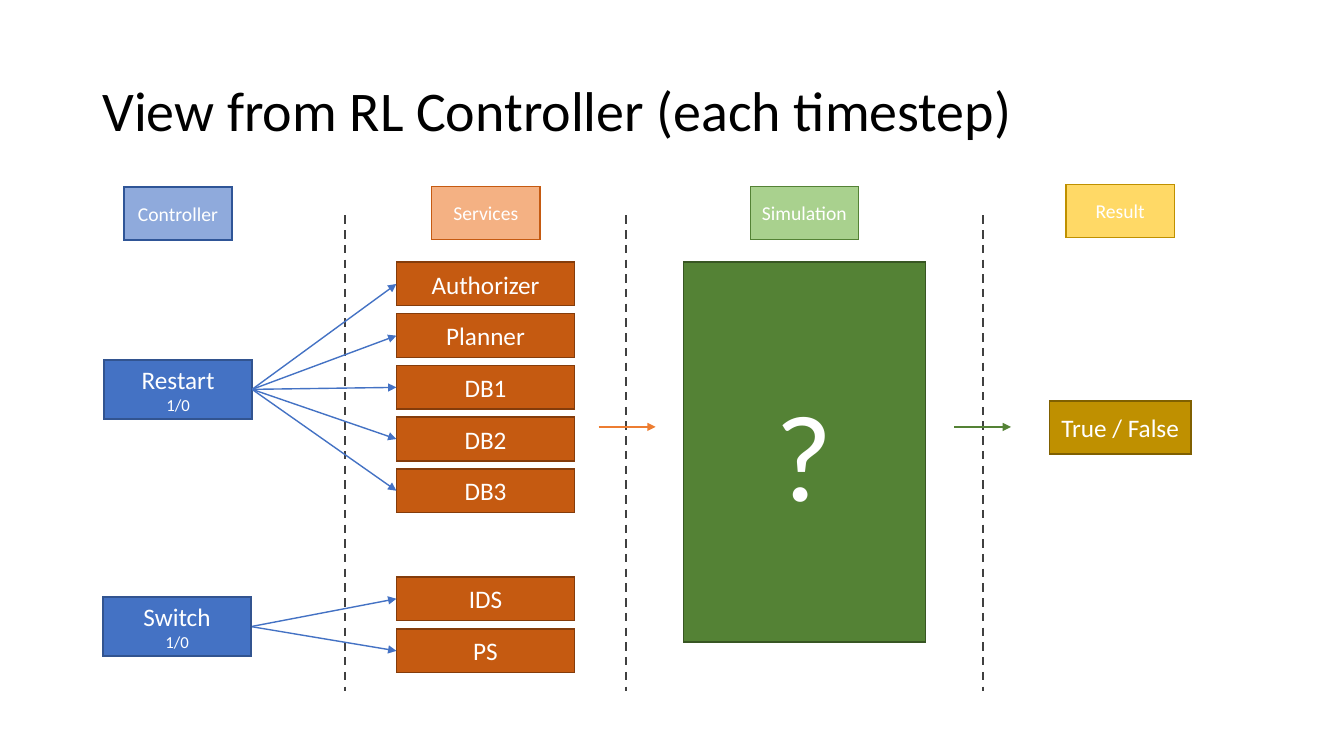
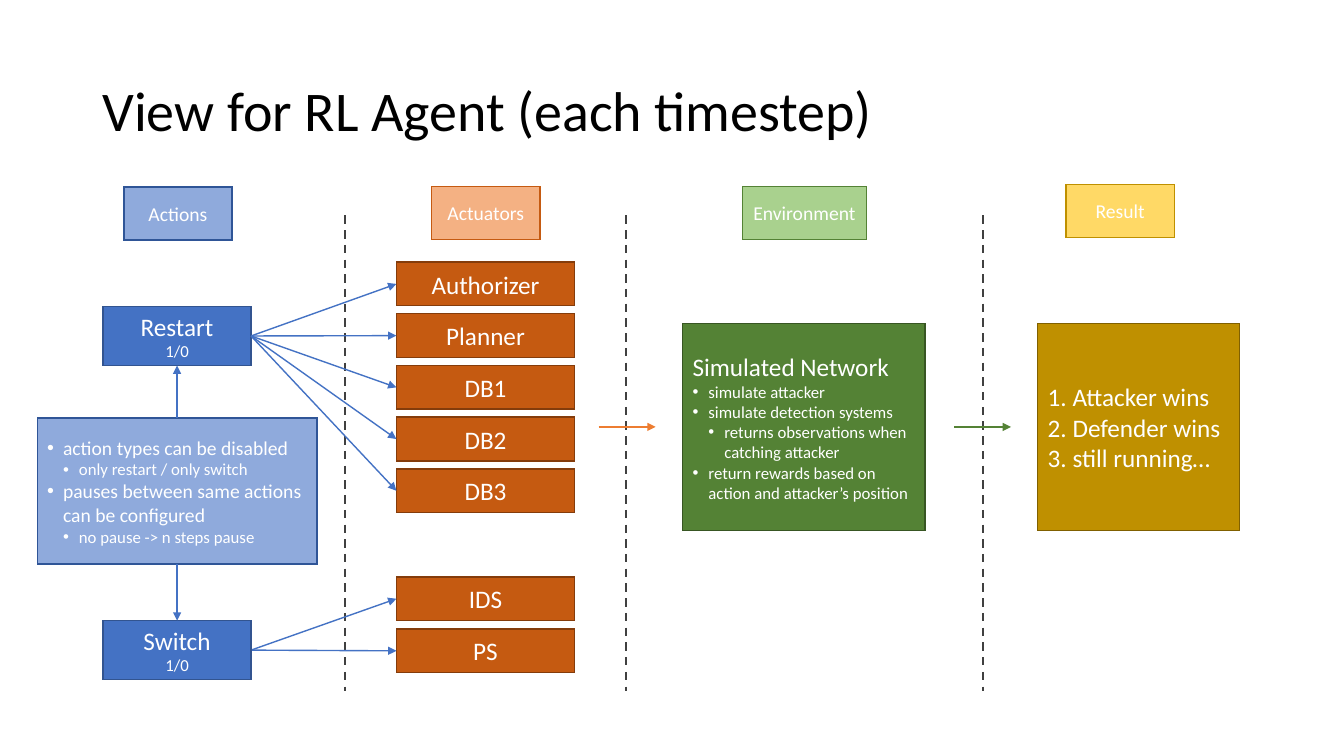
Before and after one commit to cailllev/PA, a slide deck: slide 12 of Model.pptx. Drawn at 1344x756 pixels with LibreOffice and Linux fonts; fonts in the diff are those of the drawing. Boxes give left, top, right and bottom in pixels: in the first picture for what was removed or moved away, otherwise in the second. Text is boxed around its words. In the diff, an @@ line names an element or a change of style, - is before the commit and + after.

```diff
--- a/Model.pptx
+++ b/Model.pptx
@@ title at <box>102,90,872,141</box>: text changed @@
-View from RL Controller (each timestep)
+View for RL Agent (each timestep)
@@ text in rectangle at <box>148,207,207,221</box>: text changed @@
-Controller
+Actions
@@ text in rectangle at <box>447,207,524,220</box>: text changed @@
-Services
+Actuators
@@ rectangle "Environment": place and size @@
-rectangle "Environment" at <box>750,187,858,240</box>
+rectangle "Environment" at <box>743,187,867,240</box>
@@ text in rectangle at <box>753,206,855,220</box>: text changed @@
-Simulation
+Environment
@@ arrow moved from (252, 389) - (396, 284) to (251, 336) - (396, 284) @@
@@ rectangle "Restart 1/0": place and size @@
-rectangle "Restart 1/0" at <box>104,360,252,419</box>
+rectangle "Restart 1/0" at <box>103,307,251,366</box>
@@ rectangle "Simulated Network": place and size @@
-rectangle "Simulated Network" at <box>684,262,926,642</box>
+rectangle "Simulated Network" at <box>683,324,925,531</box>
@@ rectangle "1. Attacker wins": place and size @@
-rectangle "1. Attacker wins" at <box>1050,401,1191,455</box>
+rectangle "1. Attacker wins" at <box>1038,324,1240,531</box>
@@ arrow moved from (252, 389) - (396, 491) to (251, 336) - (396, 491) @@
@@ arrow moved from (252, 389) - (396, 440) to (251, 336) - (396, 440) @@
@@ arrow moved from (252, 389) - (396, 387) to (251, 336) - (396, 387) @@
@@ arrow moved from (252, 389) - (396, 336) to (251, 336) - (396, 336) @@
@@ text in rectangle at <box>693,358,908,502</box>: text changed; size 88 to 12 pt @@
-?
+Simulated Network
+• simulate attacker
+• simulate detection systems
+  • returns observations when catching attacker
+• return rewards based on action and attacker’s position
@@ arrow added from (177, 418) to (177, 366), #4472C4 1 pt @@
@@ text in rectangle at <box>1048,388,1220,472</box>: text changed @@
-True / False
+1. Attacker wins
+2. Defender wins
+3. still running…
@@ rectangle added at <box>37,418,317,565</box>, fill #8FAADC, outline #2F5597 1 pt, 14 pt, text #FFFFFF @@
+• action types can be disabled
+  • only restart / only switch
+• pauses between same actions can be configured
+  • no pause -> n steps pause
@@ arrow added from (177, 565) to (177, 621), #4472C4 1 pt @@
@@ arrow moved from (251, 627) - (396, 599) to (251, 650) - (396, 599) @@
@@ rectangle "Switch 1/0": place and size @@
-rectangle "Switch 1/0" at <box>103,597,251,656</box>
+rectangle "Switch 1/0" at <box>103,621,251,681</box>
@@ arrow moved from (251, 627) - (396, 651) to (251, 650) - (396, 651) @@
```
Also in this commit, not shown: 2 other slides changed.
